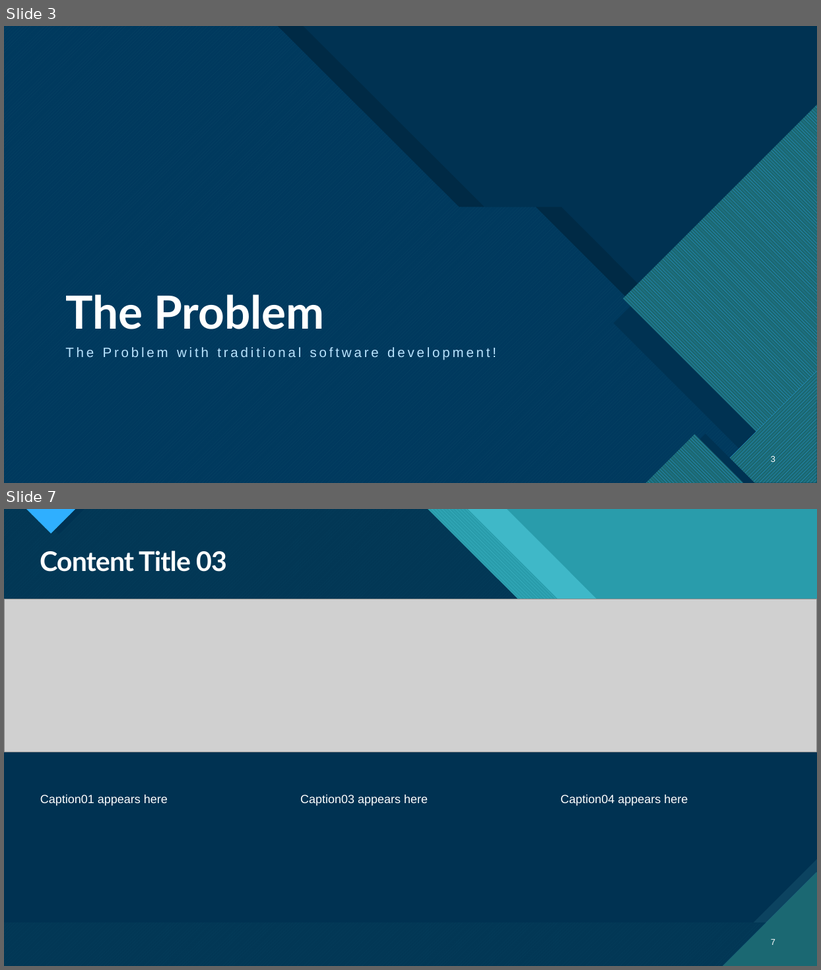
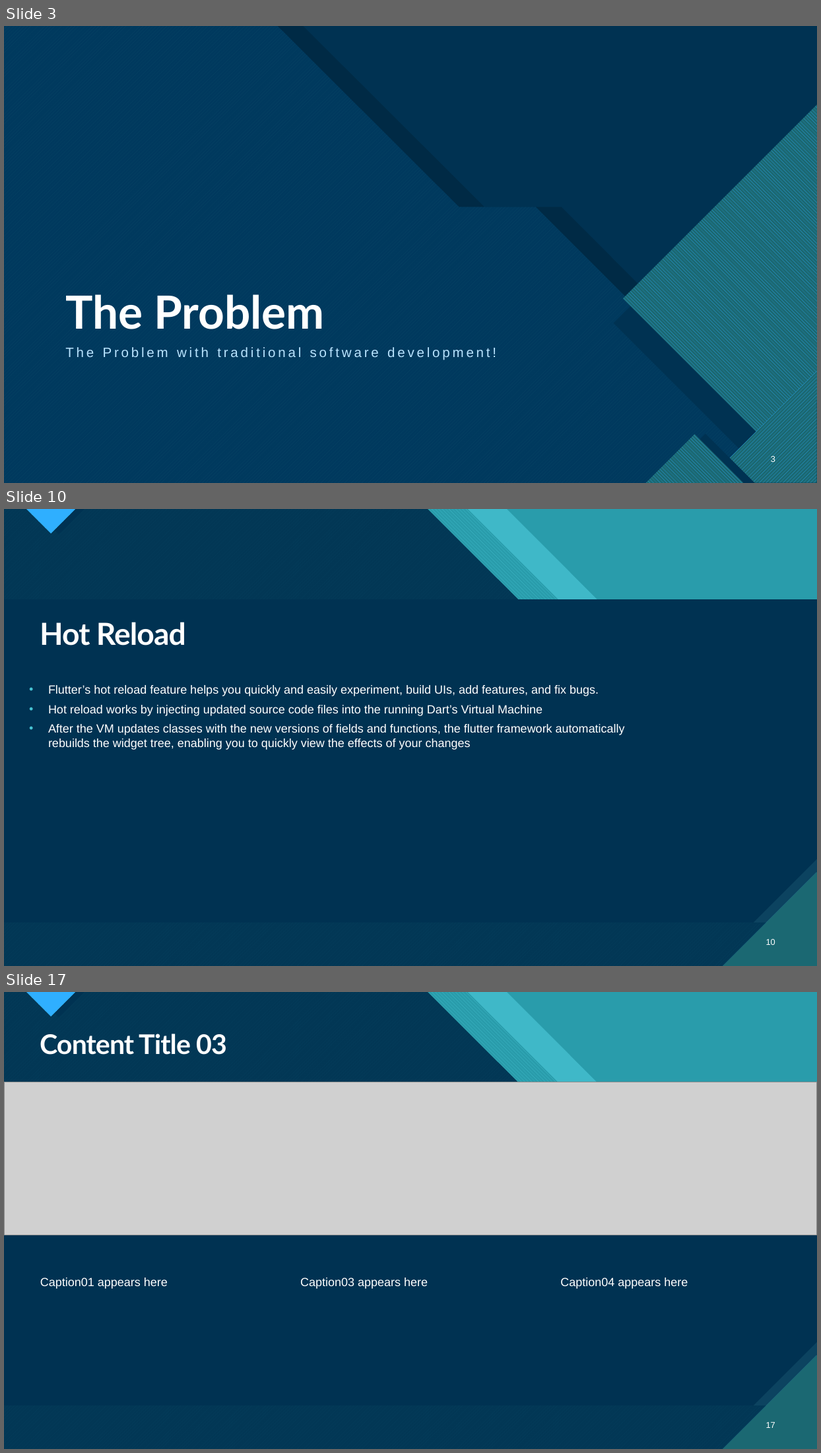
Before and after one commit to PratyayDhond/IT-3rd-year-notes, a slide deck: Seminar/Native Application Development Using Flutter.pptx. Shown one above the other, each under a label of ours: slides 3 and 7 before the commit, slides 3, 10 and 17 after it; the slides between them are not shown. The pictures are 821x970 and 821x1453 pixels, drawn with LibreOffice and Linux fonts; fonts in the diff are those of the drawing; grey boxes stand for pictures. Boxes give left, top, right and bottom in pixels: in the first picture for what was removed or moved away, otherwise in the second. Text is boxed around its words. In the diff, an @@ line names an element or a change of style, - is before the commit and + after.

```diff
--- a/Seminar/Native Application Development Using Flutter.pptx
+++ b/Seminar/Native Application Development Using Flutter.pptx
@@ slide 10 added at (4, 509, 817, 966), background #47C3D3; not listed: 18 template elements that a slide beside it also shows @@
@@ title added at (40, 622, 186, 646), 36 pt, text #FFFFFF, bold @@
+Hot Reload
@@ text added at (48, 685, 625, 750), 14 pt, text #FFFFFF @@
+• Flutter’s hot reload feature helps you quickly and easily experiment, build UIs, add features, and fix bugs.
+• Hot reload works by injecting updated source code files into the running Dart’s Virtual Machine
+• After the VM updates classes with the new versions of fields and functions, the flutter framework automatically rebuilds the widget tree, enabling you to quickly view the effects of your changes
@@ page number added at (766, 939, 776, 945), 10 pt, text #FFFFFF @@
+10
@@ what was slide 7 is now slide 17 @@
@@ page number at (766, 1422, 776, 1428): text changed @@
-7
+17
```
Also in this commit, not shown: 1 slide changed, 11 other slides added, 2 slides removed.
